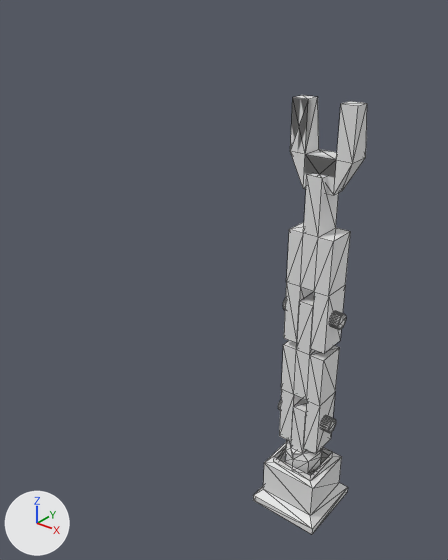
Renders of the OBJ model src/main/resources/assets/mechanicalarms/models/block/completearm.obj from each side of a commit.
Camera for both pictures: a 50 mm lens placed at (3.91, -5.58, 6.88), pointed at (-0.96, 0.51, 3.1). Arrows for +X, +Y and +Z are at lower left; the lights stay in place. Mesh edges are drawn as thin lines. Where no turn or scale is listed for an object, it has been applied to the vertices. Vertices at the same position are counted once.
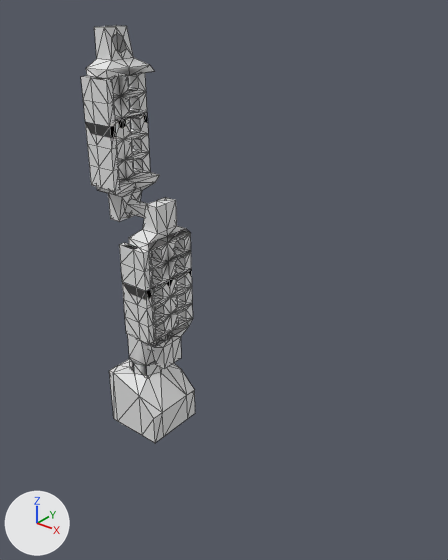
Changed parts and their boxes [x1, y1, x2, y2] in the pictures (448 x 560 px):
'Cube.001', reshaped (92% wider, 128% taller)
    before: [285, 398, 323, 473]
    after: [119, 197, 193, 369]
'Cube.004', added
    after: [81, 25, 159, 221]
'Cube.002', reshaped
    before: [290, 95, 367, 195]
    after: [109, 359, 195, 443]
'Cylinder.001', deleted
    before: [283, 173, 351, 354]
'Cylinder', deleted
    before: [278, 292, 340, 454]
'Cube', deleted
    before: [253, 442, 348, 534]
'Cube.003', added
    after: [128, 335, 163, 376]
part 1 of me_cube_001, added
    after: [119, 197, 193, 369]
part 2 of me_cube_001, deleted
    before: [285, 398, 323, 473]
part 3 of me_cube_002, deleted
    before: [290, 95, 367, 195]
part 4 of me_cube_002, added
    after: [109, 359, 195, 443]

The change, as a list of edits to the scene's bpy script:
```text
Change me_cube_001:
    used by ob_cube_001; location = (0.0, 0.0, 0.0)
    remove me_cube_001.from_pydata(...)  # 31 vertices, 62 faces; spans x 0.218..0.782, y 0.218..0.782, z 0.6..1.7
    remove me_cube_001.materials.append(mat_material_004)  # white #e7e7e7
    add me_cube_001.from_pydata(...)  # 282 vertices, 618 faces, 2 loose edges; spans x -2.78..-2.0, y 0.0..1.0, z 1.3..4.0
    me_cube_001 part 1: 282 vertices added at x -2.78..-2.0, y 0.0..1.0, z 1.3..4.0
    me_cube_001 part 2: 31 vertices removed from x 0.218..0.782, y 0.218..0.782, z 0.6..1.7
    add me_cube_001.materials.append(mat_material)  # white #e7e7e7
Change me_cube_002:
    used by ob_cube_002; location = (0.0, 0.0, 0.0)
    remove me_cube_002.from_pydata(...)  # 20 vertices, 40 faces; spans x 0.1..0.9, y 0.4..0.7, z 4.7..5.7
    remove me_cube_002.materials.append(mat_material_001)  # white #e7e7e7
    add me_cube_002.from_pydata(...)  # 40 vertices, 62 faces; spans x -3.0..-2.0, y 0.0..1.0, z 0.0..1.0
    me_cube_002 part 3: the whole mesh is rebuilt
    me_cube_002 part 4
    32 vertices are added at x -3.0..-2.0, y 0.0..1.0, z 0.0..1.0
    8 new vertices lie (0.0, 0.2, 0.0) away from vertices in x -3.0..-2.0, y 0.0..0.8, z 0.0..1.0
    62 new faces join them
Add me_cube_004:
    me_cube_004.from_pydata(...)  # 282 vertices, 618 faces, 2 loose edges; spans x -3.0..-2.22, y 0.0..1.0, z 3.6..6.3
    me_cube_004.materials.append(mat_material)  # white #e7e7e7
Add me_cube_003:
    me_cube_003.from_pydata(...)  # 20 vertices, 47 faces; spans x -2.9..-2.3, y 0.2..0.8, z 0.9..1.7
Remove ob_cube:
    ob_cube = bpy.data.objects.new('Cube', me_cube)
    ob_cube.location = (0.0, 0.0, 0.0)
Remove ob_cylinder:
    ob_cylinder = bpy.data.objects.new('Cylinder', me_cylinder)
    ob_cylinder.location = (0.0, 0.0, 0.0)
Remove ob_cylinder_001:
    ob_cylinder_001 = bpy.data.objects.new('Cylinder.001', me_cylinder_001)
    ob_cylinder_001.location = (0.0, 0.0, 0.0)
Add ob_cube_004:
    ob_cube_004 = bpy.data.objects.new('Cube.004', me_cube_004)
    ob_cube_004.location = (0.0, 0.0, 0.0)
Add ob_cube_003:
    ob_cube_003 = bpy.data.objects.new('Cube.003', me_cube_003)
    ob_cube_003.location = (0.0, 0.0, 0.0)
```
